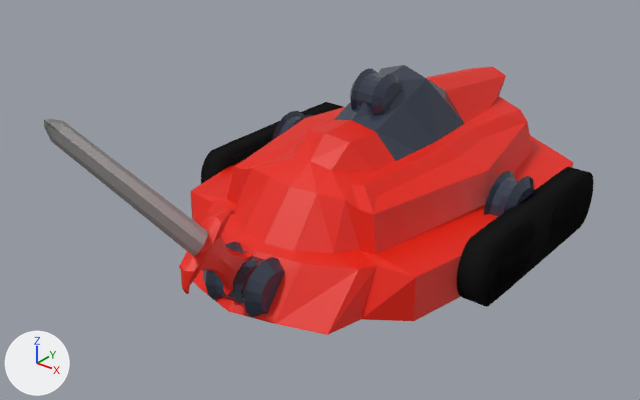
The Blender file artwork/bots/bot-1.blend, before and after one commit.
Rendered twice from a 50 mm camera at (2.01, -3.04, 1.83) aimed at (0.0, -0.53, 0.27). Every picture has the same lights, and +X, +Y and +Z are marked at lower left.

The first picture shows 'BotBody1', 'BotTransportDoubleTracks', 'BotTransportTracks', 'BotTurretFront', 'BotTurretL', 'BotTurretTop', 'WeaponSword'.
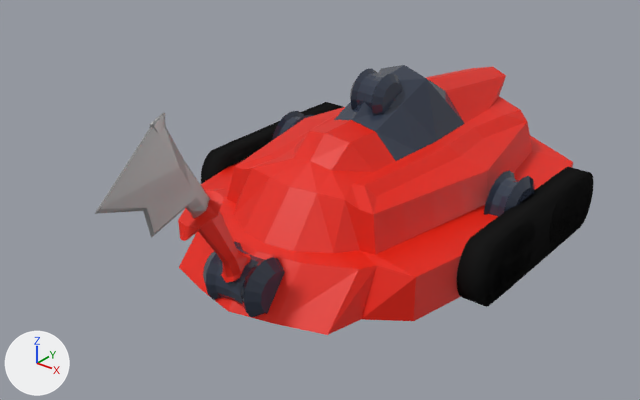
Commit message: Add axe weapon

Boxes (x1, y1, x2, y2) around the edits, measured in the pictures (640 x 400 px):
```json
{"object": "WeaponAxe", "change": "added", "after": [95, 112, 251, 283], "faces in mat_steel": [95, 112, 210, 238], "faces in mat_matbody (red #e71c00)": [178, 188, 251, 283]}
{"object": "WeaponSword", "change": "deleted", "before": [44, 119, 251, 296], "faces in mat_steel": [44, 119, 208, 256], "faces in mat_matbody (red #e71c00)": [181, 208, 251, 296]}
```

The change, as JSON lines over the scene's bpy script:
```json
{"op": "add", "block": "me_cube_010", "code": ["me_cube_010 = bpy.data.meshes.new('Cube.010')", "me_cube_010.from_pydata(...)  # 132 vertices, 127 faces, 2 loose edges; spans x -5.06..2.0, y -4.63..4.63, z -1.48..11.06", "# faces by material slot: [57, 70]", "me_cube_010.materials.append(mat_steel)", "me_cube_010.materials.append(mat_matbody)  # red #e71c00"]}
{"op": "remove", "block": "ob_weaponsword", "code": ["ob_weaponsword = bpy.data.objects.new('WeaponSword', me_cube_009)", "ob_weaponsword.parent = ob_weaponswordempty", "ob_weaponsword.location = (0.0, 0.0, 0.5)", "ob_weaponsword.rotation_euler = (0.0, 0.0, 1.571)  # degrees (0, 0, 90)", "ob_weaponsword.scale = (0.336, 0.0841, 0.336)"]}
{"op": "add", "block": "ob_weaponaxe", "code": ["ob_weaponaxe = bpy.data.objects.new('WeaponAxe', me_cube_010)", "ob_weaponaxe.parent = ob_weaponaxeempty", "ob_weaponaxe.location = (0.0, 0.0, 0.5)", "ob_weaponaxe.rotation_euler = (0.0, 0.0, 1.571)  # degrees (0, 0, 90)", "ob_weaponaxe.scale = (0.336, 0.0841, 0.336)"]}
{"op": "add", "block": "ob_weaponaxeempty", "code": ["ob_weaponaxeempty = bpy.data.objects.new('WeaponAxeEmpty', None)", "ob_weaponaxeempty.location = (0.0, -1.011, 0.16)", "ob_weaponaxeempty.rotation_euler = (0.481, 0.0, 0.0)  # degrees (28, 0, 0)", "ob_weaponaxeempty.scale = (0.184, 0.184, 0.184)"]}
```
